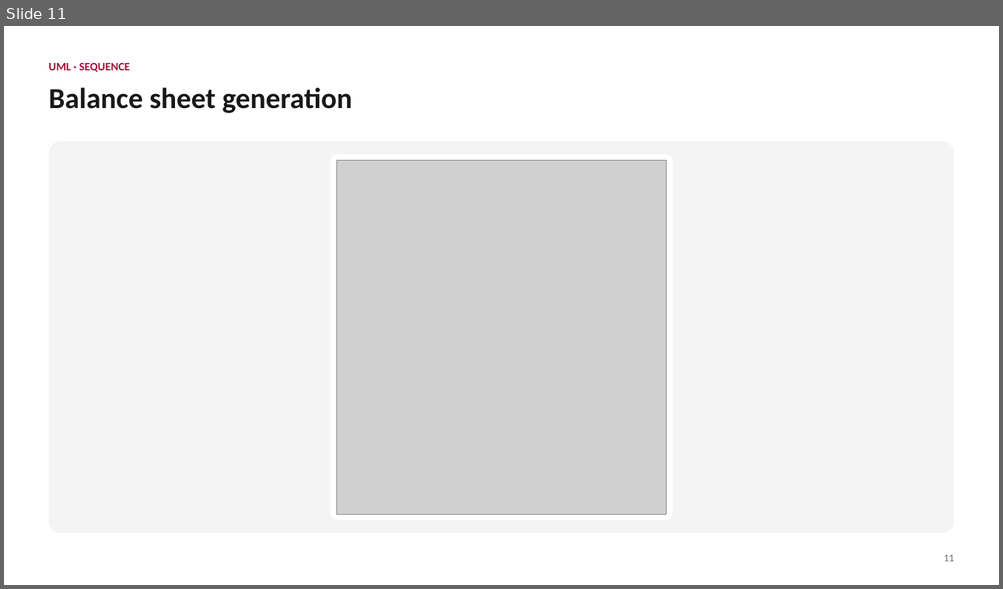
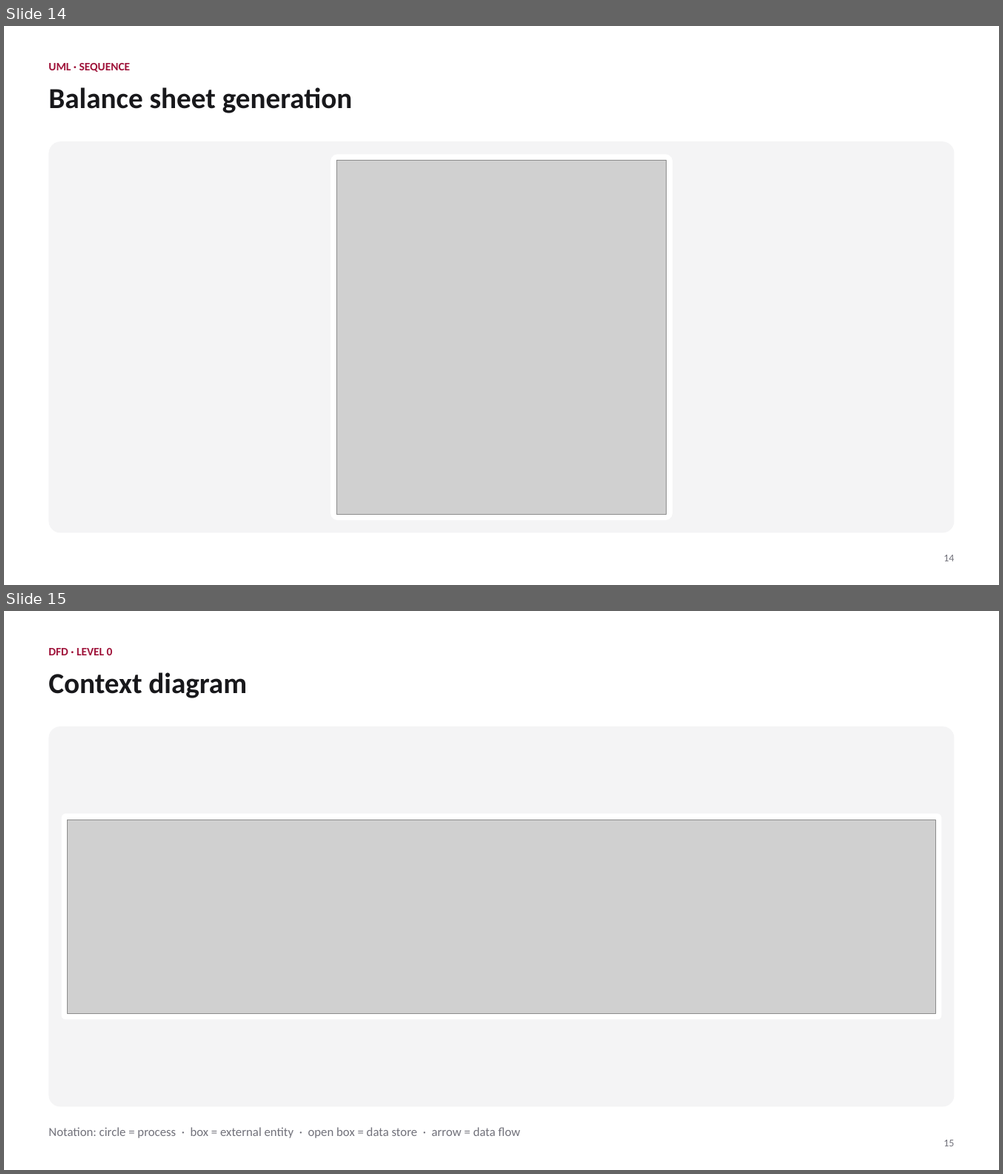
Before and after one commit to AbbasReads/SWE, a slide deck: SAMS.pptx. Shown one above the other, each under a label of ours: slide 11 before the commit, slides 14 and 15 after it. The pictures are 1003x589 and 1003x1174 pixels, drawn with LibreOffice and Linux fonts; fonts in the diff are those of the drawing; grey boxes stand for pictures. Boxes give left, top, right and bottom in pixels: in the first picture for what was removed or moved away, otherwise in the second. Text is boxed around its words. In the diff, an @@ line names an element or a change of style, - is before the commit and + after.

```diff
--- a/SAMS.pptx
+++ b/SAMS.pptx
@@ slide 15 added at (4,611,999,1170), background #FFFFFF @@
@@ text added at (48,648,113,655), 11 pt, text #9F1239, bold @@
+DFD · LEVEL 0
@@ text added at (48,672,247,698), 28 pt, text #18181B, bold @@
+Context diagram
@@ rounded rectangle added at (48,726,954,1107), fill #F4F4F5 @@
@@ rounded rectangle added at (62,814,941,1020), fill #FFFFFF @@
@@ picture added at (68,820,935,1014) @@
@@ text added at (48,1128,521,1139), 12 pt, text #71717A @@
+Notation: circle = process · box = external entity · open box = data store · arrow = data flow
@@ text added at (943,1140,953,1147), 10 pt, text #71717A @@
+15
@@ what was slide 11 is now slide 14 @@
@@ slide 14 changed as well @@
@@ text at (943,555,953,562): text changed @@
-11
+14
```
Also in this commit, not shown: 15 other slides changed, 11 other slides added, 1 slide removed, 11 other files.
